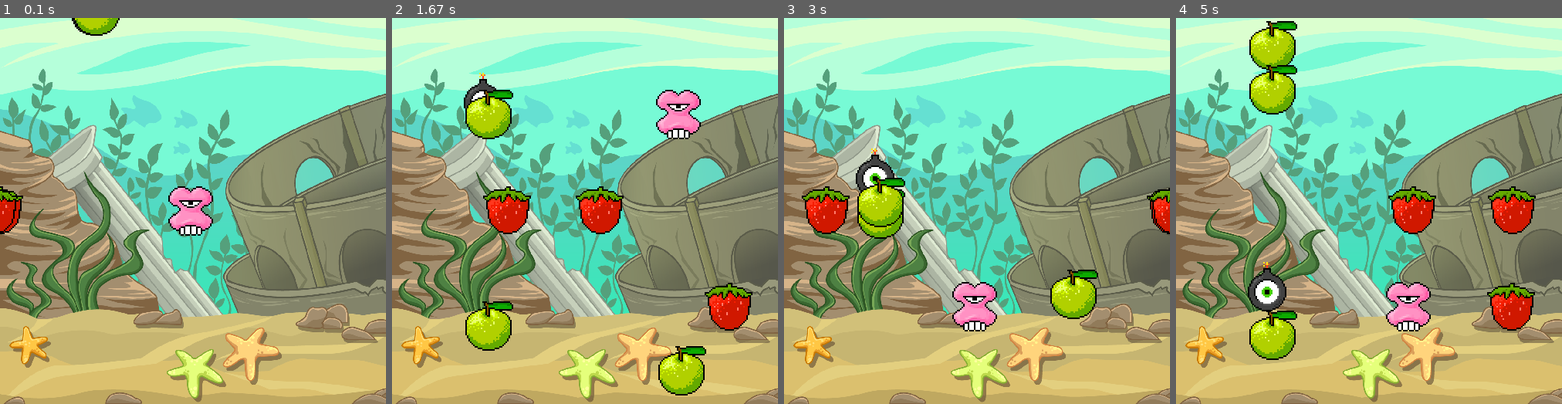
Above: before the commit, frames 1-4 (left to right).
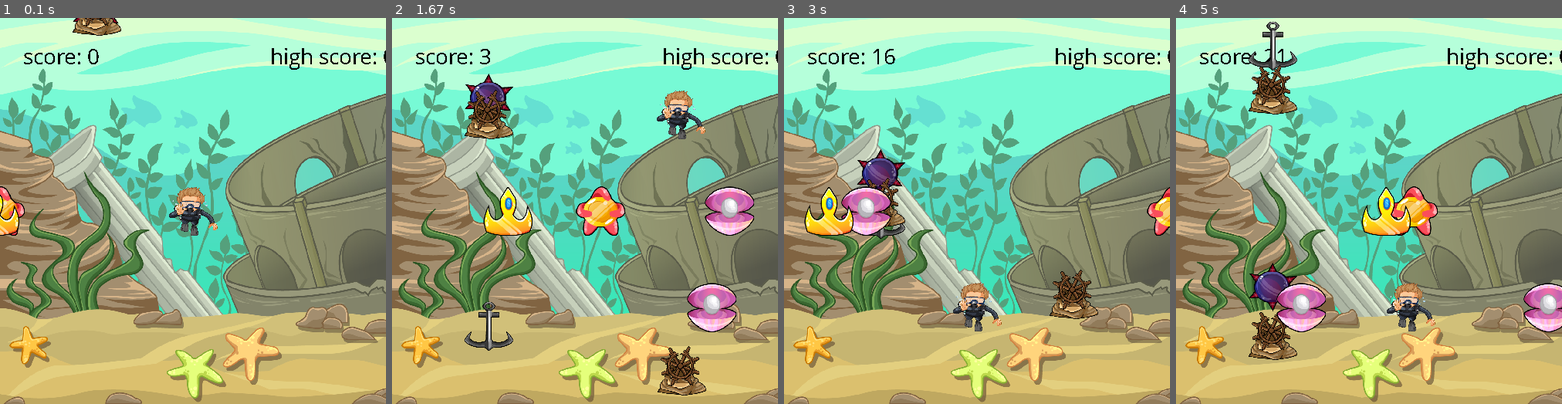
Above: after the commit, the same moments.

Repository: brooklyndippo/fruit-ninja-pygames
Game: pygame game, started from game.py
Two runs of this game, one before a commit and one after it. Both use one fixed random seed, a clock stepped at 60 frames per second and the inputs below.
Inputs:
- Up to frame 1 (0.1 s): no input
- Up to frame 2 (1.67 s): hold Right 0.33-0.8 s; hold Up 0.83-1.13 s; hold Right 1.17-1.63 s
- Up to frame 3 (3 s): hold Left 1.67-2.2 s; hold Down 2.23-2.53 s; hold Down 2.57-2.97 s
- Up to frame 4 (5 s): hold Up 3-3.37 s; hold Right 3.4-4.03 s; hold Down 4.07-4.43 s; hold Left 4.47-4.93 s; hold Right from 4.97 s (still down)

The runs differ from the first frame. In frame 1, 2.9% of the frame differs, in the area x 0-100%, y 0-57%; in frame 2, 12%; in frame 3, 7.5%; in frame 4, 12%, in the area x 6-100%, y 0-89%.

Commit message:
added score and high score to game

Diff:
--- a/apple.py
+++ b/apple.py
@@ -1,10 +1,16 @@
 from gameobject import GameObject
 from random import random, randint
+
+junk = [
+    "pygames-underwater/PNG/Let/Anchor.png",
+    "pygames-underwater/PNG/Let/Steering-wheel.png",
+    "pygames-underwater/PNG/Let/Barrel_2.png"
+]
 
 
 class Apple(GameObject):
     def __init__(self):
-        super(Apple, self).__init__(0, 0, 'apple.png')
+        super(Apple, self).__init__(0, 0, junk[randint(0,2)])
         self.dy = (randint(0, 200) / 100) + 1
         self.reset()
 
--- a/background.py
+++ b/background.py
@@ -35,4 +35,4 @@
     def load(self):
         self.image = pygame.image.load(self.image)
         self.image = self.image.convert()
-        self.image = pygame.transform.scale(self.image, (900, 500))
+        self.image = pygame.transform.scale(self.image, (self.width, self.height))
--- a/bomb.py
+++ b/bomb.py
@@ -1,10 +1,11 @@
 from gameobject import GameObject
 from random import random, randint
+import pygame
 
 
 class Bomb(GameObject):
     def __init__(self):
-        super(Bomb, self).__init__(0, 0, 'bomb.png')
+        super(Bomb, self).__init__(0, 0, 'pygames-underwater/PNG/Bonus/Small-bomb.png')
         self.dx = (randint(0, 200) / 100) + 1
         self.dy = (randint(0, 200) / 100) + 1
         self.reset()
--- a/game.py
+++ b/game.py
@@ -7,38 +7,51 @@
 from player import Player
 from bomb import Bomb
 from background import Background
+from scoreboard import ScoreBoard
+
 
 # Set the game window
 screen_width = 500
 screen_height = 500
 screen = pygame.display.set_mode([screen_height, screen_height])
 
+#select a background
 background = Background()
 background.random()
 background.load()
 
-apple = Apple()
-apple2 = Apple()
-apple3 = Apple()
-strawberry = Strawberry()
-strawberry2 = Strawberry()
-strawberry3 = Strawberry()
+#set the scoreboard
+score = ScoreBoard(30, 30, 0, 'score')
+high_score = ScoreBoard(350, 30, 0, 'high score')
+
+junk1 = Apple()
+junk2 = Apple()
+junk3 = Apple()
+treasure1 = Strawberry()
+treasure2 = Strawberry()
+treasure3 = Strawberry()
+treasure4 = Strawberry()
 bomb = Bomb()
 player = Player()
 
-apples = [apple, apple2, apple3]
-strawberries = [strawberry, strawberry2, strawberry3]
-fruits = [apple, apple2, apple3, strawberry, strawberry2, strawberry3]
+junks = [junk1, junk2, junk3]
+treasures = [treasure1, treasure2, treasure3, treasure4]
 
 # Make a group
 all_sprites = pygame.sprite.Group()
-fruit_sprites = pygame.sprite.Group()
+junk_sprites = pygame.sprite.Group()
+treasure_sprites = pygame.sprite.Group()
 all_sprites.add(player)
 all_sprites.add(bomb)
+all_sprites.add(score)
 
-for fruit in fruits:
-    all_sprites.add(fruit)
-    fruit_sprites.add(fruit)
+for junk in junks:
+    all_sprites.add(junk)
+    junk_sprites.add(junk)
+
+for treasure in treasures:
+    all_sprites.add(treasure)
+    treasure_sprites.add(treasure)
 
 print(all_sprites)
 
@@ -81,10 +94,18 @@
         entity.move()
         entity.render(screen)
 
-        # # # Check Colisions
-    fruit = pygame.sprite.spritecollideany(player, fruit_sprites)
-    if fruit:
-        fruit.reset()
+    high_score.render(screen)
+    # # # Check Colisions
+    junk = pygame.sprite.spritecollideany(player, junk_sprites)
+    if junk:
+        score.sub(randint(1,3))
+        junk.reset()
+
+    # # # Check Colisions
+    treasure = pygame.sprite.spritecollideany(player, treasure_sprites)
+    if treasure:
+        score.add(randint(3,5))
+        treasure.reset()
 
     # # # Check collision player and bomb
     bomb_collide = pygame.sprite.collide_rect(player, bomb)
@@ -92,13 +113,18 @@
         print('Bomb Collide')
         print(bomb.rect)
         print(player.rect)
+        if score.score > high_score.score:
+            print('new high score')
+            high_score.sub(high_score.score)
+            high_score.add(score.score)
+
         #reset game
         background.rotate()
         background.load()
-        for strawberry in strawberries:
-            strawberry.dx = (randint(0, 200) / 100) + 1
-        for apple in apples:
-            apple.dy = (randint(0, 200) / 100) + 1
+        for treasure in treasures:
+            treasure.dx = (randint(0, 200) / 100) + 1
+        for junk in junks:
+            junk.dy = (randint(0, 200) / 100) + 1
         for entity in all_sprites:
             entity.reset()
 
--- a/gameobject.py
+++ b/gameobject.py
@@ -1,13 +1,24 @@
 import pygame
 pygame.init()
+pygame.font.init()
+
 
 class GameObject(pygame.sprite.Sprite):
     def __init__(self, x, y, image):
         super(GameObject, self).__init__()
-        self.surf = pygame.image.load(image)
+        self.image = pygame.image.load(image)
+        self.width = 64
+        self.height = 64
+        self.load()
+
+        self.surf = self.image
         self.x = x
         self.y = y
         self.rect = self.surf.get_rect()
+        self.load()
+
+    def load(self):
+        self.image = pygame.transform.scale(self.image, (self.width, self.height))
 
     def render(self, screen):
         self.rect.x = self.x
--- a/player.py
+++ b/player.py
@@ -2,7 +2,9 @@
 
 class Player(GameObject):
     def __init__(self):
-        super(Player, self).__init__(250, 250, 'player.png')
+        super(Player, self).__init__(250, 250, 'pygames-underwater/scubadiver.png')
+        self.width = 80
+        self.height = 80
         self.dx = 250 - 32
         self.dy = 250 - 32
         self.x = 250
--- /dev/null
+++ b/scoreboard.py
@@ -0,0 +1,31 @@
+import pygame
+
+
+class ScoreBoard(pygame.sprite.Sprite):
+    def __init__(self, x, y, score, text):
+        super(ScoreBoard, self).__init__()
+        self.score = score
+        self.text = text
+        self.font = pygame.font.SysFont('Comic Sans MS', 30)
+        self.surf = self.font.render(f"{self.score}", False, (0, 0, 0))
+        self.dx = 0
+        self.dy = 0
+        self.x = x
+        self.y = y
+
+    def add(self, points):
+	    self.score += points
+
+    def sub(self, points):
+	    self.score -= points
+
+    def move(self):
+        self.x += self.dx
+        self.y += self.dy
+
+    def render(self, screen):
+        self.surf = self.font.render(f'{self.text}: {self.score}', False, (0,0,0))
+        screen.blit(self.surf, (self.x, self.y))
+
+    def reset(self):
+        self.score = 0
--- a/strawberry.py
+++ b/strawberry.py
@@ -1,10 +1,17 @@
 from gameobject import GameObject
 from random import random, randint
+
+treasure = [
+    "pygames-underwater/PNG/Bonus/Pearl.png",
+    "pygames-underwater/PNG/Bonus/Coin.png",
+    "pygames-underwater/PNG/Bonus/Acceleration.png",
+    "pygames-underwater/PNG/Bonus/Crown.png"
+]
 
 
 class Strawberry(GameObject):
     def __init__(self):
-        super(Strawberry, self).__init__(0, 0, 'strawberry.png')
+        super(Strawberry, self).__init__(0, 0, treasure[randint(0,3)])
         self.dx = (randint(0, 200) / 100) + 1
         self.dy = 0
         self.reset()
Binary file added: pygames-underwater/scubadiver.png
